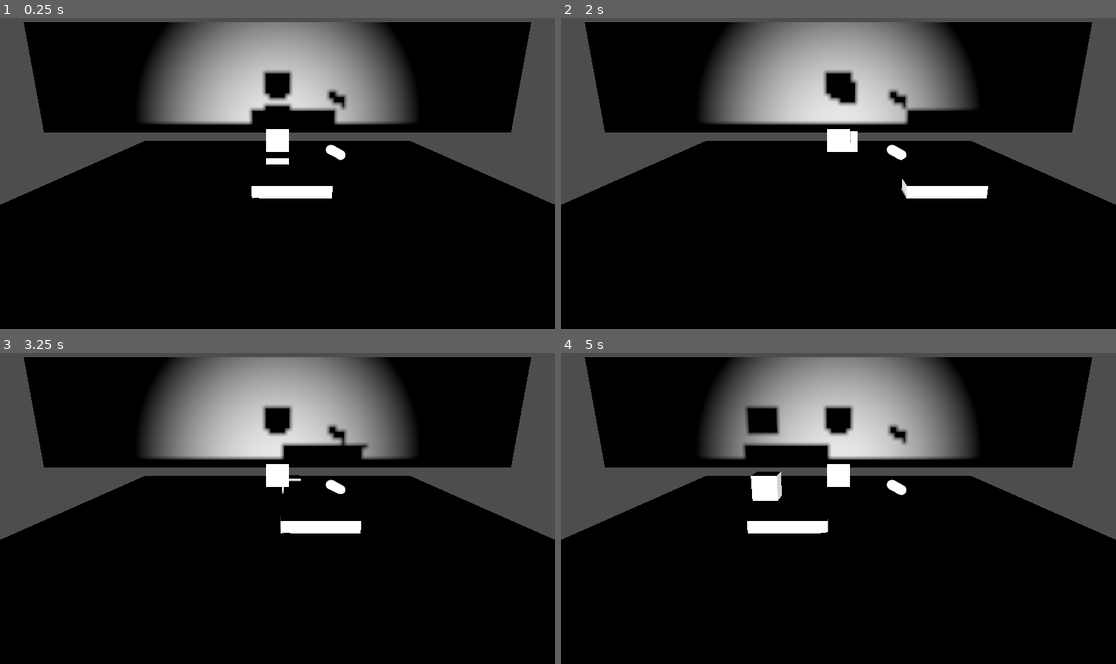
Above: before the commit, frames 1-4 (two rows, left to right).
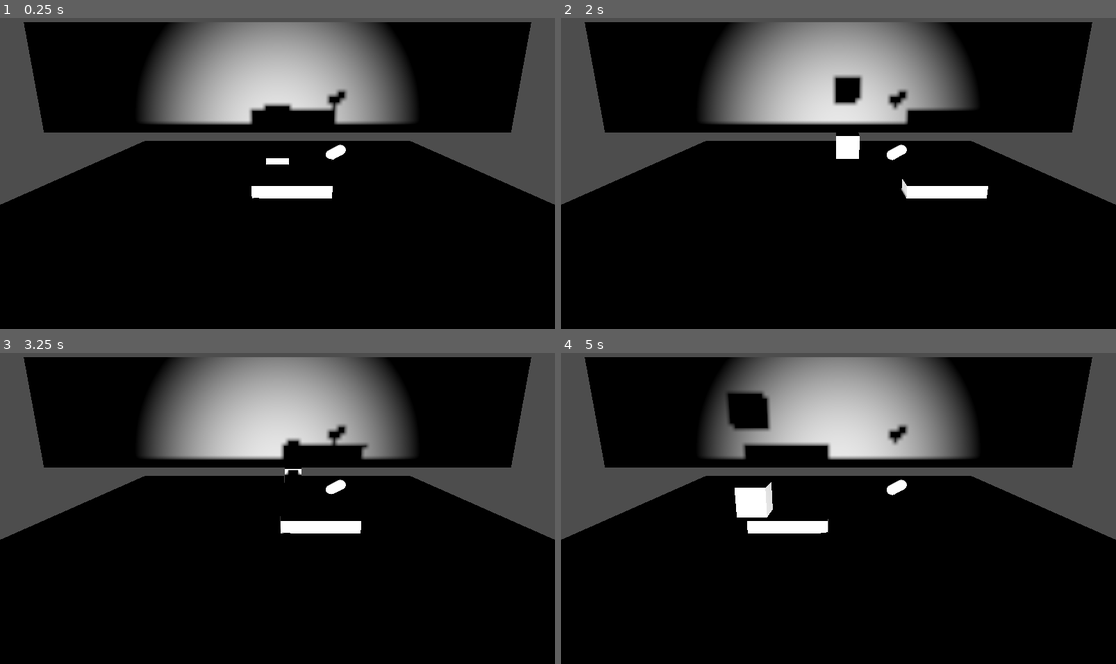
Above: after the commit, the same moments.

Repository: connorheyz/shadow-play
Game: Godot game, scene res://enviornment/Push.tscn
Same seed, same stepped clock (60 frames per second), same inputs: the game is played once before the commit and once after it. This scene is started directly instead of the project's main scene.
Inputs:
- Up to frame 1 (0.25 s): no input
- Up to frame 2 (2 s): hold D (move_right) 0.53-1.28 s; tap E (switch_mode) at 0.6, 1.35 s; tap Space (jump) at 0.77, 1.52 s; hold S (move_down) from 1.28 s (still down)
- Up to frame 3 (3.25 s): release S (move_down) at 2.03 s; hold D (move_right) 2.03-2.78 s; tap E (switch_mode) at 2.1, 2.85 s; hold W (move_up) from 2.78 s (still down); tap Space (jump) at 3.02 s
- Up to frame 4 (5 s): release W (move_up) at 3.53 s; hold A (move_left) from 3.53 s (still down); tap E (switch_mode) at 3.6, 4.35 s; tap Space (jump) at 3.77, 4.52 s; tap Escape (ui_cancel) at 4.15 s

The runs differ from the first frame. In frame 1, 1.1% of the frame differs, in the area x 47-63%, y 16-46%; in frame 2, 1.0%; in frame 3, 1.2%; in frame 4, 2.9%, in the area x 29-63%, y 12-53%.

Commit message:
Added path objects and concept of main menu

Diff:
--- a/Push.tscn
+++ b/Push.tscn
@@ -1,8 +1,10 @@
-[gd_scene load_steps=7 format=3 uid="uid://cjr58454xmhgi"]
+[gd_scene load_steps=9 format=3 uid="uid://cjr58454xmhgi"]
 
 [ext_resource type="PackedScene" uid="uid://namueyp5546f" path="res://main_scene.tscn" id="1_h4jfh"]
 [ext_resource type="PackedScene" uid="uid://c7v5ykhirthf3" path="res://boxpushable.tscn" id="2_7yd1q"]
 [ext_resource type="PackedScene" uid="uid://chw68eefe3753" path="res://spherepushable.tscn" id="3_1v855"]
+[ext_resource type="Script" path="res://push_path.gd" id="4_17f04"]
+[ext_resource type="PackedScene" uid="uid://cm2uh86gcemmu" path="res://enviornment/box_path.tscn" id="4_jmgga"]
 
 [sub_resource type="PhysicsMaterial" id="PhysicsMaterial_hkflt"]
 
@@ -16,18 +18,40 @@
 transform = Transform3D(1, 0, 0, 0, 1, 0, 0, 0, 1, -0.254376, 0.153426, 0.00211906)
 
 [node name="Box" parent="." instance=ExtResource("2_7yd1q")]
+collision_mask = 5
 
 [node name="Sphere" parent="." instance=ExtResource("3_1v855")]
+transform = Transform3D(1, 0, 0, 0, 1, 0, 0, 0, 1, 4.57473, 5.43003, 0)
 
-[node name="Template" type="RigidBody3D" parent="." groups=["Projectable"]]
+[node name="BoxPath" parent="." instance=ExtResource("4_jmgga")]
+
+[node name="MoveTemplate" type="RigidBody3D" parent="." groups=["Projectable"]]
 transform = Transform3D(1, 0, 0, 0, 1, 0, 0, 0, 1, 3.33725, 5.43003, 0)
 collision_layer = 6
+collision_mask = 5
 physics_material_override = SubResource("PhysicsMaterial_hkflt")
 can_sleep = false
 
-[node name="MeshInstance3D" type="MeshInstance3D" parent="Template"]
+[node name="MeshInstance3D" type="MeshInstance3D" parent="MoveTemplate"]
 mesh = SubResource("BoxMesh_0jsd7")
 
-[node name="CollisionShape3D" type="CollisionShape3D" parent="Template"]
+[node name="CollisionShape3D" type="CollisionShape3D" parent="MoveTemplate"]
 physics_interpolation_mode = 1
 shape = SubResource("BoxShape3D_7o8c6")
+
+[node name="PathTemplate" type="RigidBody3D" parent="." groups=["Projectable"]]
+transform = Transform3D(1, 0, 0, 0, 1, 0, 0, 0, 1, 7.56279, 1.62176, 0)
+collision_layer = 6
+collision_mask = 5
+physics_material_override = SubResource("PhysicsMaterial_hkflt")
+lock_rotation = true
+script = ExtResource("4_17f04")
+X = 1
+
+[node name="MeshInstance3D" type="MeshInstance3D" parent="PathTemplate"]
+mesh = SubResource("BoxMesh_0jsd7")
+
+[node name="CollisionShape3D" type="CollisionShape3D" parent="PathTemplate"]
+physics_interpolation_mode = 1
+visible = false
+shape = SubResource("BoxShape3D_7o8c6")
--- a/enviornment/Lever.gd
+++ b/enviornment/Lever.gd
@@ -6,7 +6,7 @@
 signal pullTheLever
 # Called when the node enters the scene tree for the first time.
 func _ready() -> void:
-	pass # Replace with function body.
+	$AnimationPlayer.play("RESET")
 
 
 # Called every frame. 'delta' is the elapsed time since the previous frame.
--- a/enviornment/Push.tscn
+++ b/enviornment/Push.tscn
@@ -1,26 +1,10 @@
-[gd_scene load_steps=6 format=3 uid="uid://n5xiljh7v6v5"]
+[gd_scene load_steps=3 format=3 uid="uid://n5xiljh7v6v5"]
 
 [ext_resource type="PackedScene" uid="uid://namueyp5546f" path="res://main_scene.tscn" id="1_33kbv"]
 [ext_resource type="PackedScene" uid="uid://bab4lyi51a80x" path="res://lever.tscn" id="2_vd780"]
-[ext_resource type="Script" path="res://Move.gd" id="3_tx3pu"]
-
-[sub_resource type="BoxMesh" id="BoxMesh_6nvt3"]
-
-[sub_resource type="BoxShape3D" id="BoxShape3D_y5svm"]
 
 [node name="Node3D" type="Node3D"]
 
 [node name="Main" parent="." instance=ExtResource("1_33kbv")]
 
 [node name="CharacterBody3D" parent="." instance=ExtResource("2_vd780")]
-
-[node name="CharacterBody3D2" type="CharacterBody3D" parent="."]
-transform = Transform3D(1, 0, 0, 0, 1, 0, 0, 0, 1, 0, 2.21721, 0)
-
-[node name="MeshInstance3D" type="MeshInstance3D" parent="CharacterBody3D2"]
-transform = Transform3D(1, 0, 0, 0, 1, 0, 0, 0, 1, 0, 0.0856326, 0)
-mesh = SubResource("BoxMesh_6nvt3")
-script = ExtResource("3_tx3pu")
-
-[node name="CollisionShape3D" type="CollisionShape3D" parent="CharacterBody3D2"]
-shape = SubResource("BoxShape3D_y5svm")
--- /dev/null
+++ b/enviornment/box_path.tscn
@@ -0,0 +1,26 @@
+[gd_scene load_steps=5 format=3 uid="uid://cm2uh86gcemmu"]
+
+[ext_resource type="Script" path="res://push_path.gd" id="1_6nxjy"]
+
+[sub_resource type="PhysicsMaterial" id="PhysicsMaterial_hkflt"]
+
+[sub_resource type="BoxMesh" id="BoxMesh_0jsd7"]
+
+[sub_resource type="BoxShape3D" id="BoxShape3D_7o8c6"]
+
+[node name="BoxPath" type="RigidBody3D" groups=["Projectable"]]
+transform = Transform3D(1, 0, 0, 0, 1, 0, 0, 0, 1, 6.19378, 1.62176, 3.0426)
+collision_layer = 6
+collision_mask = 5
+physics_material_override = SubResource("PhysicsMaterial_hkflt")
+lock_rotation = true
+script = ExtResource("1_6nxjy")
+X = 1
+
+[node name="MeshInstance3D" type="MeshInstance3D" parent="."]
+mesh = SubResource("BoxMesh_0jsd7")
+
+[node name="CollisionShape3D" type="CollisionShape3D" parent="."]
+physics_interpolation_mode = 1
+visible = false
+shape = SubResource("BoxShape3D_7o8c6")
--- /dev/null
+++ b/enviornment/buttonpress.gd
@@ -0,0 +1,11 @@
+extends Button
+
+
+# Called when the node enters the scene tree for the first time.
+func _ready() -> void:
+	pass # Replace with function body.
+
+
+# Called every frame. 'delta' is the elapsed time since the previous frame.
+func _process(delta: float) -> void:
+	pass
--- /dev/null
+++ b/enviornment/screens.gd
@@ -0,0 +1,37 @@
+extends VBoxContainer
+
+var main: bool = false
+var buttonFlag: bool = false
+# Called when the node enters the scene tree for the first time.
+func _ready() -> void:
+	pass # Replace with function body.
+
+
+# Called every frame. 'delta' is the elapsed time since the previous frame.
+func _process(delta: float) -> void:
+	pass
+
+
+func _input(event):
+
+	if(event.is_action_pressed("ui_cancel",false)):
+		_menu(event)
+
+
+func _menu(event:InputEvent):
+	if(event.as_text() == "Escape"):
+		print(main)
+		if(main == false):
+			#print("hi")
+			$".".visible = true
+			main = true
+		elif(main == true):
+			#print("by")
+			$".".visible = false
+			main = false
+
+	#print("hifdsfdsfds")
+
+
+func _on_level_select_button_down() -> void:
+	print("YIPPIE")
--- /dev/null
+++ b/enviornment/title_screen.tscn
@@ -0,0 +1,46 @@
+[gd_scene load_steps=3 format=3 uid="uid://c3khjt5js1dy4"]
+
+[ext_resource type="Script" path="res://enviornment/screens.gd" id="1_jbxmh"]
+[ext_resource type="Script" path="res://enviornment/buttonpress.gd" id="2_i6dhu"]
+
+[node name="UI" type="Control"]
+layout_mode = 3
+anchors_preset = 15
+anchor_right = 1.0
+anchor_bottom = 1.0
+grow_horizontal = 2
+grow_vertical = 2
+
+[node name="Title Screen" type="VBoxContainer" parent="."]
+layout_mode = 1
+anchors_preset = 8
+anchor_left = 0.5
+anchor_top = 0.5
+anchor_right = 0.5
+anchor_bottom = 0.5
+offset_left = -49.5
+offset_top = -68.0
+offset_right = 49.5
+offset_bottom = 68.0
+grow_horizontal = 2
+grow_vertical = 2
+script = ExtResource("1_jbxmh")
+
+[node name="Play" type="Button" parent="Title Screen"]
+layout_mode = 2
+text = "Play"
+
+[node name="Level Select" type="Button" parent="Title Screen"]
+layout_mode = 2
+text = "Level Select"
+script = ExtResource("2_i6dhu")
+
+[node name="Controls" type="Button" parent="Title Screen"]
+layout_mode = 2
+text = "Controls"
+
+[node name="Credits" type="Button" parent="Title Screen"]
+layout_mode = 2
+text = "Credits"
+
+[connection signal="button_down" from="Title Screen/Level Select" to="Title Screen" method="_on_level_select_button_down"]
--- a/lever.tscn
+++ b/lever.tscn
@@ -46,7 +46,7 @@
 collision_mask = 9
 
 [node name="MeshInstance3D" type="MeshInstance3D" parent="Area3D"]
-transform = Transform3D(0.475762, -0.879574, 0, 0.879573, 0.475762, 0, 0, 0, 0.999999, 0, 0, 0)
+transform = Transform3D(0.488164, 0.872751, 0, -0.872751, 0.488165, 0, 0, 0, 0.999999, 0, 0, 0)
 mesh = SubResource("CapsuleMesh_pftgr")
 
 [node name="CollisionShape3D" type="CollisionShape3D" parent="Area3D"]
--- a/main_scene.tscn
+++ b/main_scene.tscn
@@ -38,7 +38,6 @@
 transform = Transform3D(45.6532, 0, 0, 0, 10, 0, 0, 0, 1, 0, 5, -18.0868)
 
 [node name="MeshInstance3D" type="MeshInstance3D" parent="Stage/BackWall"]
-transform = Transform3D(1, 0, 0, 0, 1, 0, 0, 0, 1, 0, 0, 0)
 mesh = SubResource("BoxMesh_1")
 surface_material_override/0 = SubResource("StandardMaterial3D_1")
 
--- /dev/null
+++ b/push_path.gd
@@ -0,0 +1,20 @@
+extends RigidBody3D
+
+@export var X: int
+@export var Y: int
+@export var Z: int
+@onready var PathBlock: RigidBody3D = $"."
+
+# Called when the node enters the scene tree for the first time.
+func _ready() -> void:
+	pass
+
+
+# Called every frame. 'delta' is the elapsed time since the previous frame.
+func _process(delta: float) -> void:
+	if(X!=0):
+		PathBlock.axis_lock_linear_x = true
+	if(Y!=0):
+		PathBlock.axis_lock_linear_y = true
+	if(Z!=0):
+		PathBlock.axis_lock_linear_z = true
